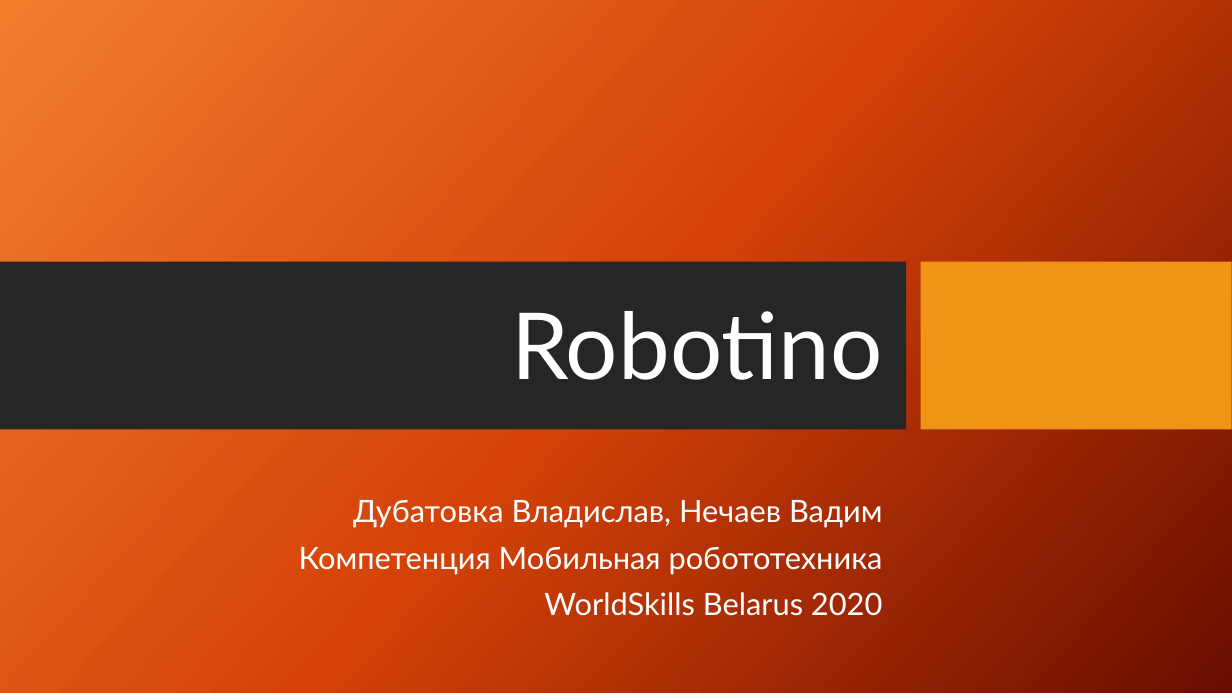
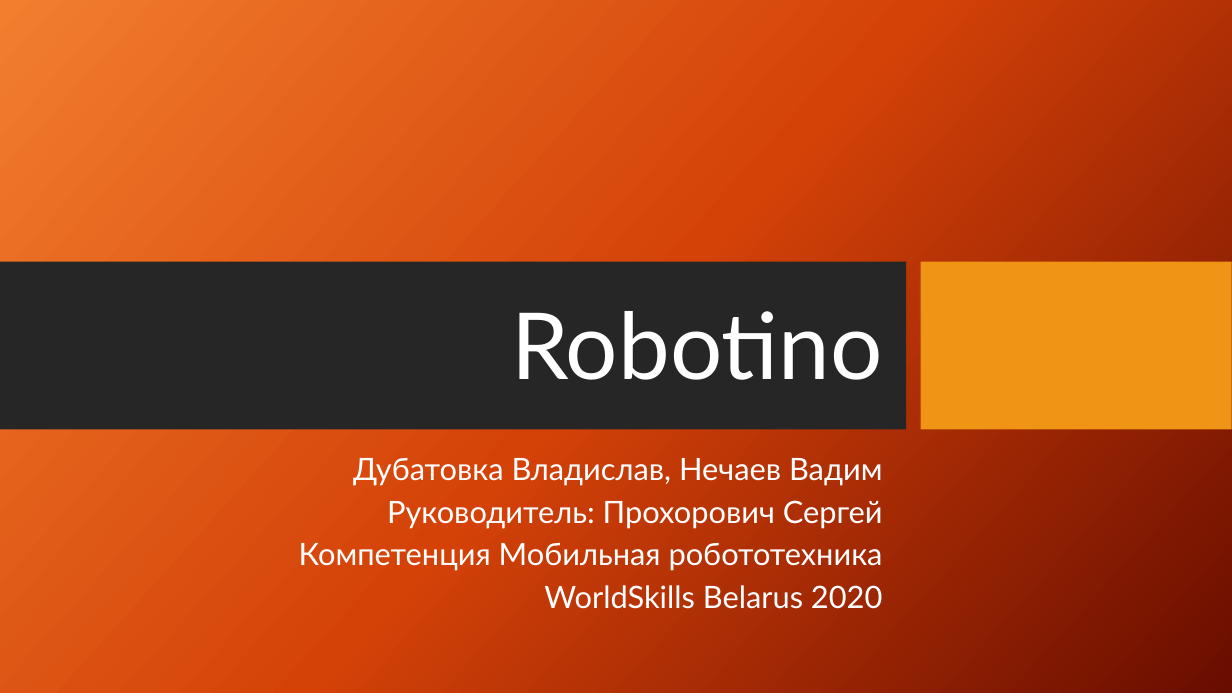
Before and after one commit to vladubase/WorldSkillsBelarus2020, a slide deck: slide 1 of Presentation/Презентация проектных решений.pptx. Drawn at 1232x693 pixels with LibreOffice and Linux fonts; fonts in the diff are those of the drawing; background and template pictures are left out. Boxes give left, top, right and bottom in pixels: in the first picture for what was removed or moved away, otherwise in the second. Text is boxed around its words. In the diff, an @@ line names an element or a change of style, - is before the commit and + after.

```diff
--- a/Presentation/Презентация проектных решений.pptx
+++ b/Presentation/Презентация проектных решений.pptx
@@ subtitle "Дубатовка Владислав, Нечаев Вадим": place and size @@
-subtitle "Дубатовка Владислав, Нечаев Вадим" at (299, 500, 883, 616)
+subtitle "Дубатовка Владислав, Нечаев Вадим" at (299, 458, 883, 609)
@@ subtitle at (299, 458, 883, 609): line spacing 0.9 to 0.8 @@
@@ subtitle at (387, 500, 883, 529): paragraph added @@
+Руководитель: Прохорович Сергей
```
Also in this commit, not shown: 6 other slides changed, 4 slides added.
